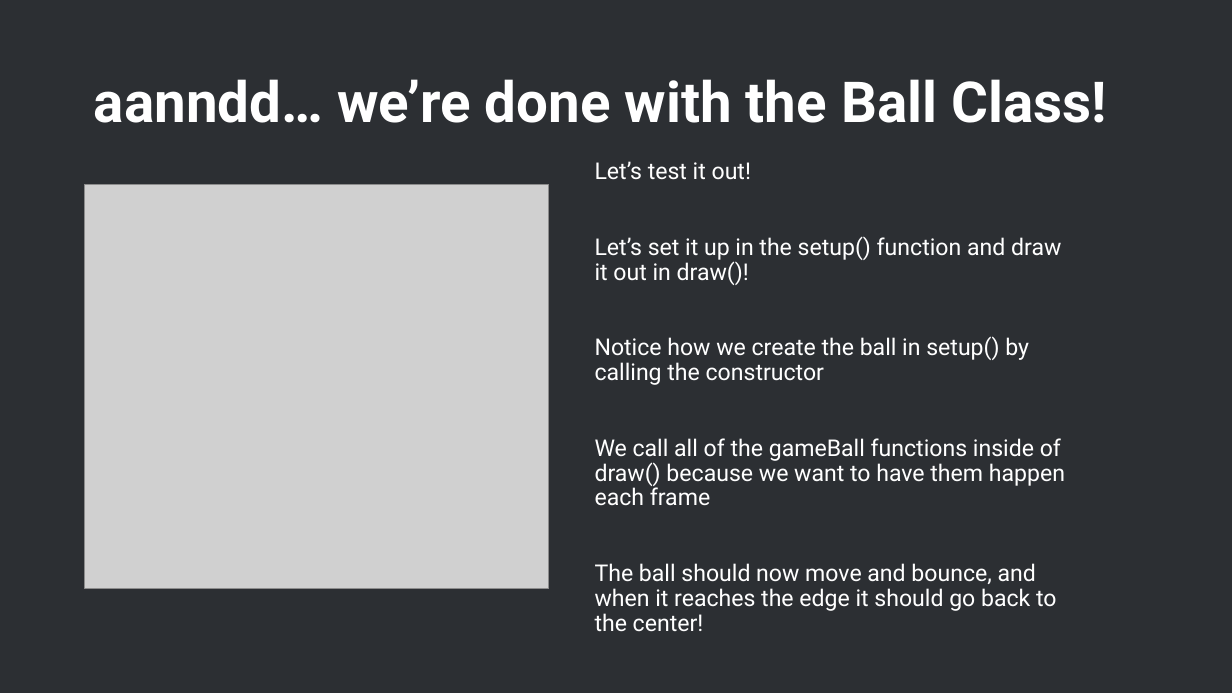
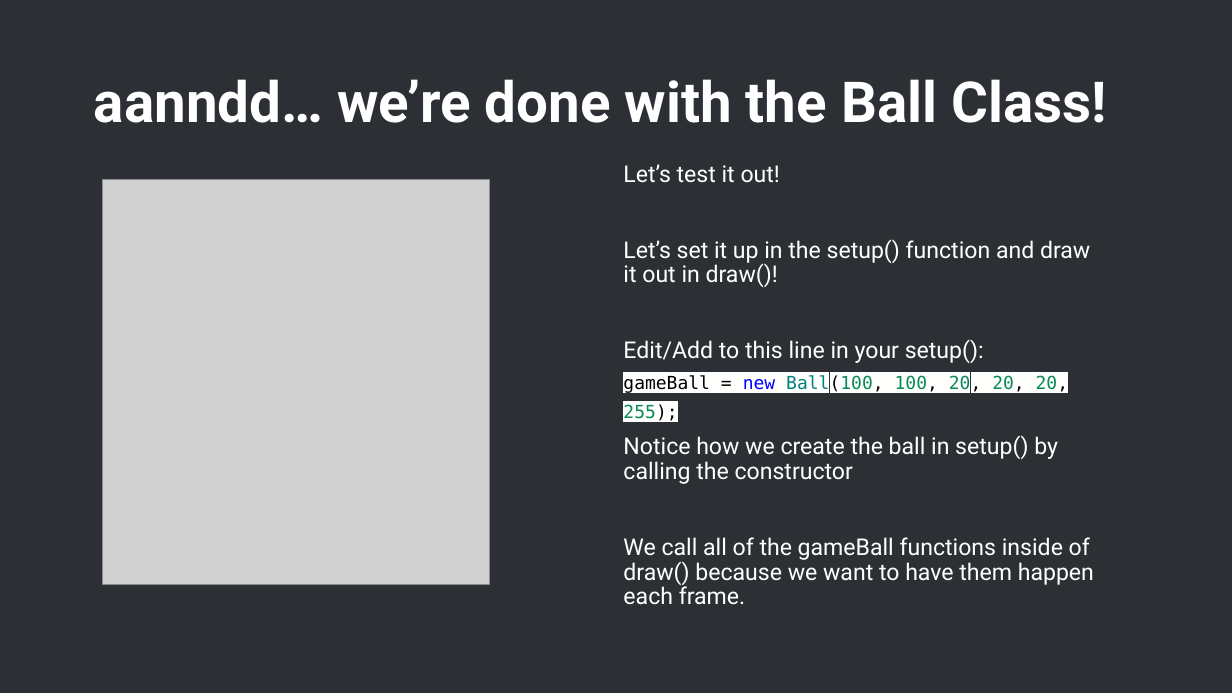
Before and after one commit to Kaidriver/p5.js-pong-workshop, a slide deck: slide 32 of p5.js workshopu.pptx (slide 23 before the commit). Drawn at 1232x693 pixels with LibreOffice and Linux fonts; fonts in the diff are those of the drawing; grey boxes stand for pictures; background and template pictures are left out. Boxes give left, top, right and bottom in pixels: in the first picture for what was removed or moved away, otherwise in the second. Text is boxed around its words. In the diff, an @@ line names an element or a change of style, - is before the commit and + after.

```diff
--- a/p5.js workshopu.pptx
+++ b/p5.js workshopu.pptx
@@ text "Let’s test it out!": place and size @@
-text "Let’s test it out!" at (595, 161, 1065, 611)
+text "Let’s test it out!" at (623, 164, 1094, 604)
@@ picture: place and size @@
-picture at (85, 185, 549, 590)
+picture at (103, 180, 490, 585)
@@ text at (623, 340, 1068, 421): paragraphs added @@
+Edit/Add to this line in your setup():
+gameBall = new Ball(100, 100, 20, 20, 20, 255);
@@ text at (623, 537, 1094, 604): text changed @@
-We call all of the gameBall functions inside of draw() because we want to have them happen each frame
-The ball should now move and bounce, and when it reaches the edge it should go back to the center!
+We call all of the gameBall functions inside of draw() because we want to have them happen each frame.
```
Also in this commit, not shown: 14 other slides changed, 3 slides added.
